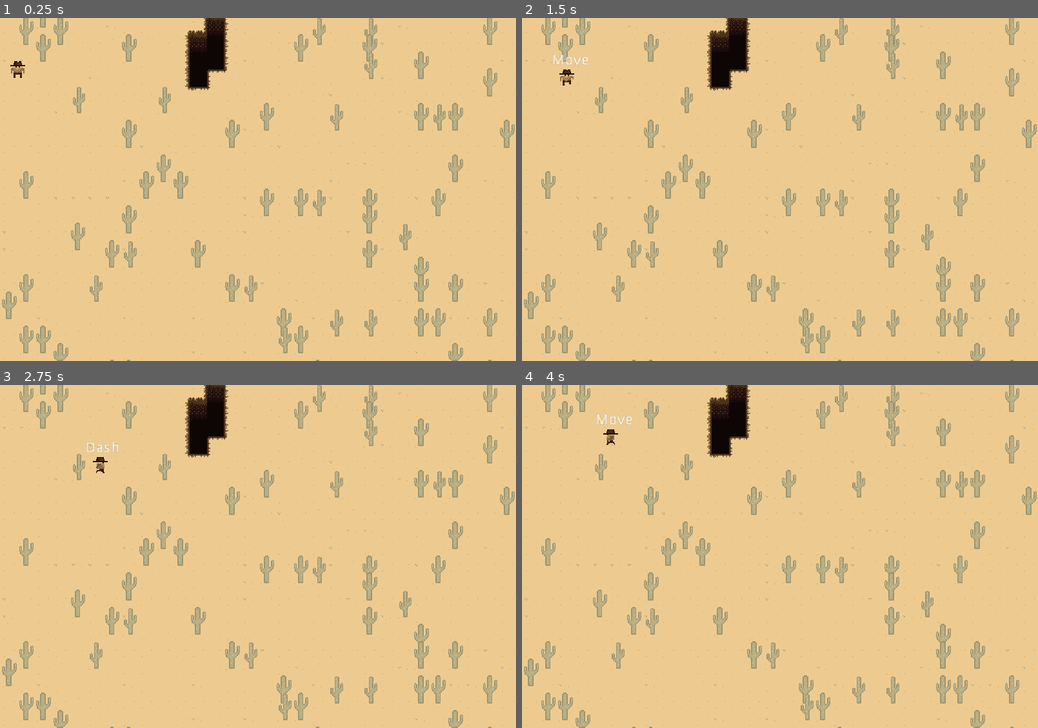
Above: before the commit, frames 1-4 (two rows, left to right).
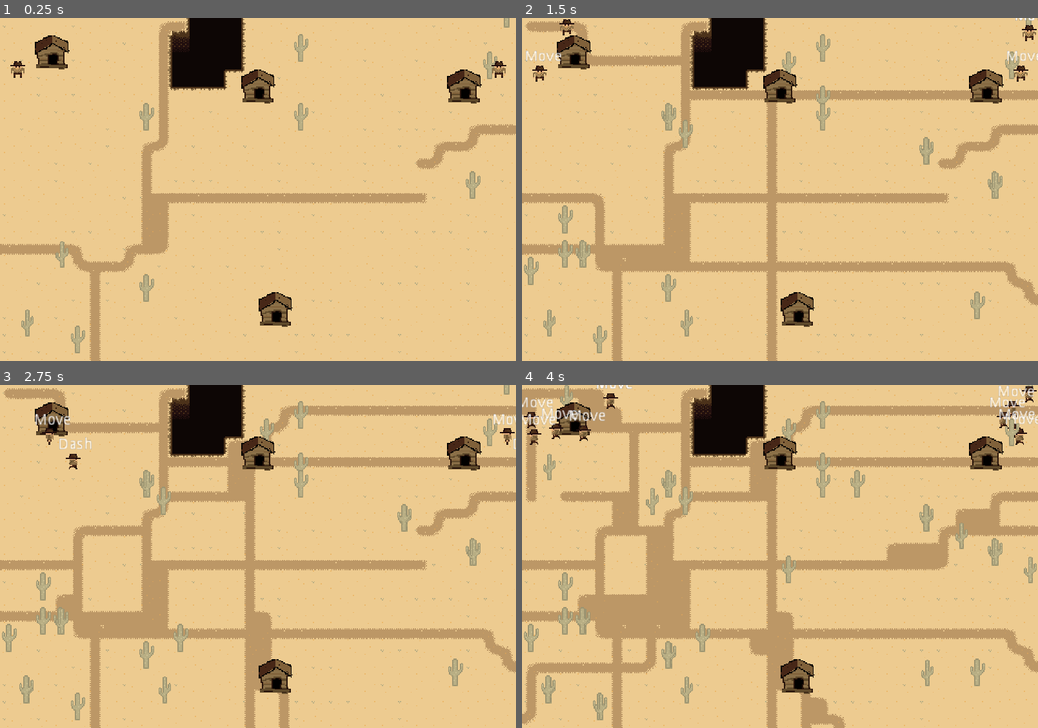
Above: after the commit, the same moments.

Repository: mikahimself/gun-fighters
Game: Godot game, scene res://scenes/World.tscn
Same seed, same stepped clock (60 frames per second), same inputs: the game is played once before the commit and once after it.
Inputs:
- Up to frame 1 (0.25 s): no input
- Up to frame 2 (1.5 s): tap Enter at 0.5 s; hold Right (move_right) 0.53-1.28 s; hold R (draw_roads) 0.53-1.28 s; hold Down (move_down) from 1.28 s (still down); tap R (draw_roads) at 1.35 s
- Up to frame 3 (2.75 s): release Down (move_down) at 2.03 s; hold Right (move_right) from 2.03 s (still down); hold M (move_dash) from 2.03 s (still down); tap R (draw_roads) at 2.3 s
- Up to frame 4 (4 s): release Right (move_right) at 2.78 s; release M (move_dash) at 2.78 s; hold Up (move_up) 2.78-3.53 s; tap Space (shoot) at 2.85 s; tap R (draw_roads) at 3.05, 3.8 s; hold Left (move_left) from 3.53 s (still down); hold 1 (simulate_damage) from 3.53 s (still down)

The runs differ from the first frame. In frame 1, 17% of the frame differs, in the area x 0-100%, y 0-100%; in frame 2, 25%; in frame 3, 28%; in frame 4, 34%.

Commit message:
Add houses, try to make sure players can reach each other

Diff:
--- /dev/null
+++ b/scenes/House.tscn
@@ -0,0 +1,15 @@
+[gd_scene load_steps=3 format=2]
+
+[ext_resource path="res://sprites/house.png" type="Texture" id=1]
+
+[sub_resource type="RectangleShape2D" id=1]
+extents = Vector2( 16.6225, 6.589 )
+
+[node name="House" type="StaticBody2D"]
+
+[node name="Sprite" type="Sprite" parent="."]
+texture = ExtResource( 1 )
+
+[node name="CollisionShape2D" type="CollisionShape2D" parent="."]
+position = Vector2( -1.44258, 8.65467 )
+shape = SubResource( 1 )
--- a/scenes/World.tscn
+++ b/scenes/World.tscn
@@ -25,14 +25,12 @@
 format = 1
 
 [node name="TileMapPaths" type="TileMap" parent="Navigation2D"]
-visible = false
 tile_set = ExtResource( 3 )
 cell_size = Vector2( 16, 16 )
 cell_custom_transform = Transform2D( 16, 0, 0, 16, 0, 0 )
 format = 1
 
 [node name="TileMapProps" type="TileMap" parent="Navigation2D"]
-visible = false
 tile_set = ExtResource( 2 )
 cell_size = Vector2( 16, 16 )
 cell_y_sort = true
--- a/scripts/World.gd
+++ b/scripts/World.gd
@@ -2,10 +2,11 @@
 
 var noise: OpenSimplexNoise
 var map_size: Vector2 = Vector2(34, 24)
-var sand_cap: float = 0.5
+var sand_cap: float = 0.475
 var path_attempt_max: int = 32
 var path_caps: Vector2 = Vector2(0.225, 0.05)
 var start_positions = []
+var houses = []
 
 onready var nav2d = $Navigation2D
 onready var sand_map = $Navigation2D/TileMapSand
@@ -13,6 +14,7 @@
 onready var prop_map = $Navigation2D/TileMapProps
 onready var player = load("res://scenes/Player.tscn")
 onready var cactus = load("res://scenes/Cactus.tscn")
+onready var house = load("res://scenes/House.tscn")
 var plr
 signal basemap_finished
 
@@ -42,6 +44,7 @@
 	sand_map.clear()
 	path_map.clear()
 	prop_map.clear()
+	houses = []
 	$TileMap.clear()
 	plr.queue_free()
 	for child in $YSort.get_children():
@@ -51,25 +54,38 @@
 	noise.seed = randi()
 	create_sand_map()
 	create_background_map()
-	place_props()
-	var can_place = place_players(1)
-	if not can_place:
-		clear_maps()
-		draw_maps()
+	#place_props()
+	# var can_place = place_players(2)
+	# if not can_place:
+	# 	clear_maps()
+	# 	draw_maps()
 
 func place_props():
+	print("place props")
 	for x in map_size.x:
 		for y in map_size.y:
-			if sand_map.get_cell_autotile_coord(x, y) == Vector2(7, 5):
+			if sand_map.get_cell_autotile_coord(x, y) == Vector2(7, 5) and rand_range(0, 1) < 0.35:
 				place_cactus(sand_map.map_to_world(Vector2(x, y)))
+			if sand_map.get_cell_autotile_coord(x, y) == Vector2(8, 2) and rand_range(0, 1) < 0.35:
+				place_house(sand_map.map_to_world(Vector2(x, y)))
 
 func create_sand_map():
+	print("Create sand map")
 	for x in map_size.x:
 		for y in map_size.y:
 			var val = noise.get_noise_2d(x, y)
 			if val < sand_cap:
 				sand_map.set_cell(x, y, 0)
 	update_bitmask(sand_map)
+	for x in map_size.x - 1:
+		sand_map.set_cell(x, 0, -1)
+		sand_map.set_cell(x, map_size.y - 1, -1)
+	for y in map_size.y - 1:
+		sand_map.set_cell(0, y, -1)
+		sand_map.set_cell(map_size.x - 1, y, -1)
+
+
+
 	yield(get_tree().create_timer(0.015), "timeout")
 	emit_signal("basemap_finished")
 
@@ -79,6 +95,7 @@
 	var start = create_path_point(isVertical, false)
 	var end = create_path_point(isVertical, true)
 	path = nav2d.get_simple_path(start, end, false)
+	print("Start: ", start, " End: ", end)
 
 	while path.size() < 20 && counter < path_attempt_max:
 		start = create_path_point(isVertical, false)
@@ -107,13 +124,20 @@
 	return path_map.map_to_world(Vector2(start_x, start_y))
 
 func create_path_map():
+	print("Create path map")
 	var h_path = create_path_points(false)
 	var v_path = create_path_points(true)
 	place_path_points(h_path)
 	place_path_points(v_path)
 	update_bitmask(path_map)
+	place_props()
+	var can_place = place_players(2)
+	if not can_place:
+		clear_maps()
+		draw_maps()
 
 func place_path_points(path: PoolVector2Array):
+	print("place path points")
 	for i in path.size():
 		if i > 0:
 			var prev = path_map.world_to_map(path[i - 1])
@@ -145,6 +169,24 @@
 	c.position = place_position
 	$YSort.add_child(c)
 
+func place_house(place_position: Vector2) -> void:
+	var tilePos = sand_map.world_to_map(place_position)
+	if houses.size() > 3 or houses.has(place_position):
+		return
+	for item in houses:
+		if (item.distance_to(place_position) < 160):
+			return
+	for y in range(tilePos.y - 1, tilePos.y + 1):
+		for x in range(tilePos.x - 2, tilePos.x + 2):
+			var roadTile = path_map.get_cell_autotile_coord(x, y)
+			var groundTile = sand_map.get_cell(x, y)
+			if (roadTile != Vector2.ZERO or groundTile == -1):
+				return
+	var h = house.instance()
+	h.position = place_position
+	houses.append(place_position)
+	$YSort.add_child(h)
+
 func place_players(number: int) -> bool:
 	var placed_ok = false
 	if number == 1:
@@ -166,7 +208,15 @@
 	for x in range(start_x, end_x):
 		for y in range(4, map_size.y):
 			if sand_map.get_cell(x, y) == 0 and check_surroundings(x, y):
+				if (id == 2):
+					print("starttipos")
+					#var plr_path = nav2d.get_simple_path(Vector2(start_positions[0].x, start_positions[0].y), sand_map.map_to_world(Vector2(x, y)), true)
+					var plr_path = nav2d.get_simple_path(Vector2(start_positions[0].x, start_positions[0].y), sand_map.map_to_world(Vector2(x, y)), false)
+					print("polku: ", plr_path.size())
+					if plr_path.size() == 0:
+						return false
 				plr.position = sand_map.map_to_world(Vector2(x, y))
+				start_positions.append(sand_map.map_to_world(Vector2(x, y)))
 				foundPosition = true
 				$YSort.add_child(plr)
 				return foundPosition
--- a/tilemap/tileset_sand.tres
+++ b/tilemap/tileset_sand.tres
@@ -196,6 +196,14 @@
 
 [sub_resource type="NavigationPolygon" id=49]
 vertices = PoolVector2Array( 8, 8, 0, 8, 0, 0, 8, 0 )
+polygons = [ PoolIntArray( 0, 1, 2, 3 ) ]
+
+[sub_resource type="NavigationPolygon" id=76]
+vertices = PoolVector2Array( 16, 16, 1, 16, 1, 0, 16, 0 )
+polygons = [ PoolIntArray( 0, 1, 2, 3 ) ]
+
+[sub_resource type="NavigationPolygon" id=77]
+vertices = PoolVector2Array( 16, 16, 0, 16, 0, 0, 16, 0 )
 polygons = [ PoolIntArray( 0, 1, 2, 3 ) ]
 
 [sub_resource type="ConvexPolygonShape2D" id=50]
@@ -284,13 +292,13 @@
 0/region = Rect2( 0, 0, 152, 101 )
 0/tile_mode = 1
 0/autotile/bitmask_mode = 1
-0/autotile/bitmask_flags = [ Vector2( 0, 0 ), 176, Vector2(  …(1025 unchanged characters)… 0 ), 216, Vector2( 8, 1 ), 27, Vector2( 9, 0 ), 72, Vector2( 9, 1 ), 9 ]
+0/autotile/bitmask_flags = [ Vector2( 0, 0 ), 176, Vector2(  …(1025 unchanged characters)… 0 ), 216, Vector2( 8, 1 ), 27, Vector2( 8, 2 ), 511, Vector2( 8, 3 ), 511, Vector2( 9, 0 ), 72, Vector2( 9, 1 ), 9 ]
 0/autotile/icon_coordinate = Vector2( 8, 1 )
 0/autotile/tile_size = Vector2( 16, 16 )
 0/autotile/spacing = 1
 0/autotile/occluder_map = [  ]
-0/autotile/navpoly_map = [ Vector2( 0, 0 ), SubResource( 1 ) …(1680 unchanged characters)… 48 ), Vector2( 8, 1 ), SubResource( 49 ) ]
-0/autotile/priority_map = [ Vector3( 6, 2, 8 ) ]
+0/autotile/navpoly_map = [ Vector2( 0, 0 ), SubResource( 1 ) …(1680 unchanged characters)… 48 ), Vector2( 8, 1 ), SubResource( 49 ), Vector2( 8, 2 ), SubResource( 76 ), Vector2( 8, 3 ), SubResource( 77 ) ]
+0/autotile/priority_map = [ Vector3( 6, 2, 8 ), Vector3( 7, 3, 3 ), Vector3( 7, 4, 2 ), Vector3( 8, 3, 2 ) ]
 0/autotile/z_index_map = [  ]
 0/occluder_offset = Vector2( 0, 0 )
 0/navigation_offset = Vector2( 0, 0 )
Binary file added: sprites/house.png
Not shown, added: sprites/house.png.import
Not shown: 1 places in tilemap/tileset_sand.tres that only renumber resources
Not shown, added: sprites/house.psd
